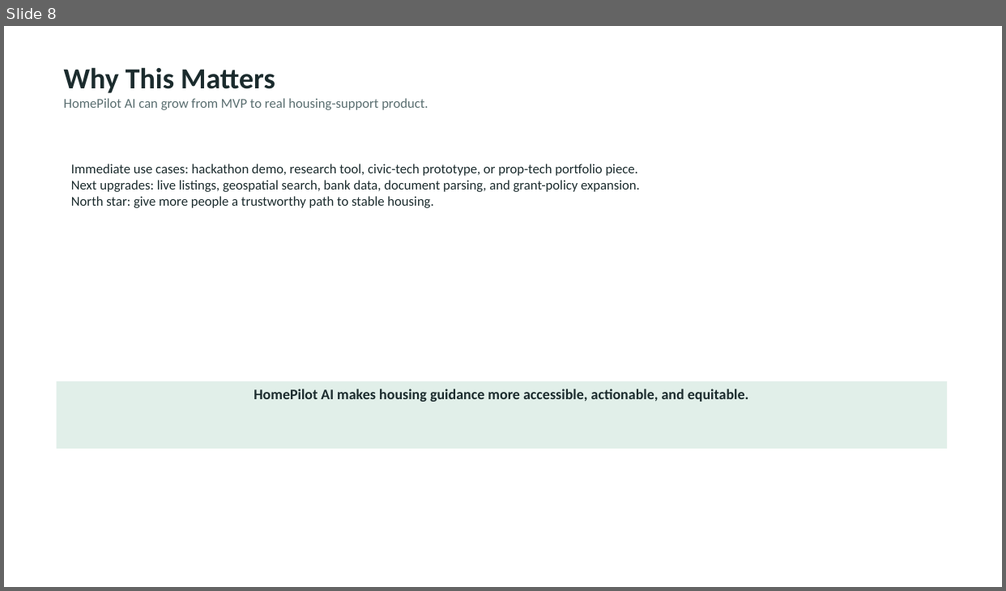
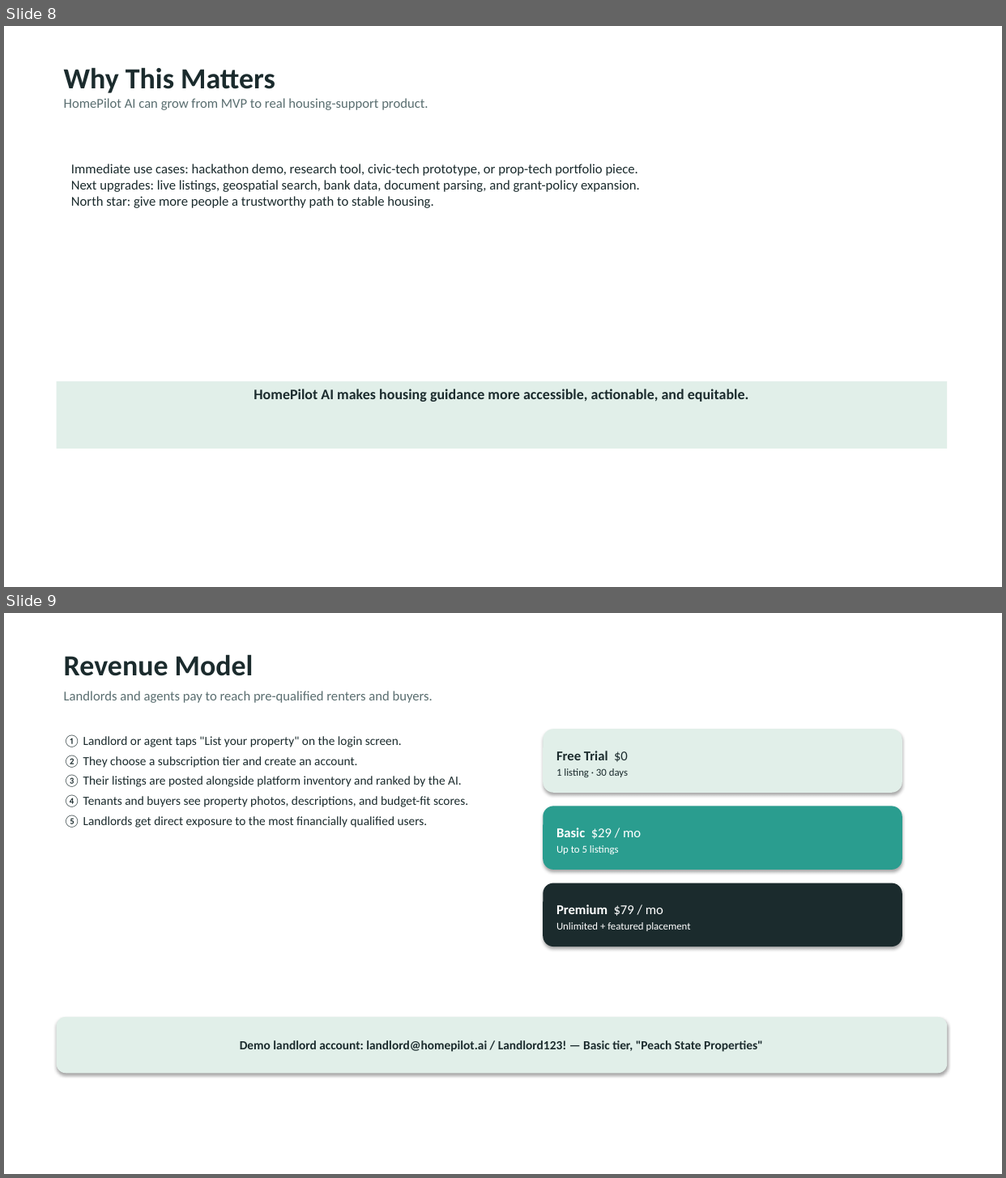
Before and after one commit to ba-00001/hoothacks, a slide deck: HomePilotAI/presentation/HomePilotAI_Hackathon_Deck.pptx. Shown one above the other, each under a label of ours: slide 8 before the commit, slides 8 and 9 after it. The pictures are 1006x591 and 1006x1178 pixels, drawn with LibreOffice and Linux fonts; fonts in the diff are those of the drawing. Boxes give left, top, right and bottom in pixels: in the first picture for what was removed or moved away, otherwise in the second. Text is boxed around its words. In the diff, an @@ line names an element or a change of style, - is before the commit and + after.

```diff
--- a/HomePilotAI/presentation/HomePilotAI_Hackathon_Deck.pptx
+++ b/HomePilotAI/presentation/HomePilotAI_Hackathon_Deck.pptx
@@ slide 9 added at [4,613,1002,1174], background #FFFFFF @@
@@ text added at [64,654,253,676], 28 pt, text #1B2B2D, bold @@
+Revenue Model
@@ text added at [64,691,432,703], 13 pt, text #5A6E70 @@
+Landlords and agents pay to reach pre-qualified renters and buyers.
@@ rectangle added at [543,729,902,793], fill #E1EFE9, 10 pt, text #1B2B2D @@
+Free Trial $0
+1 listing · 30 days
@@ text added at [64,735,468,828], 12 pt, text #1B2B2D @@
+① Landlord or agent taps "List your property" on the login screen.
+② They choose a subscription tier and create an account.
+③ Their listings are posted alongside platform inventory and ranked by the AI.
+④ Tenants and buyers see property photos, descriptions, and budget-fit scores.
+⑤ Landlords get direct exposure to the most financially qualified users.
@@ rectangle added at [543,806,902,870], fill #2A9D8F, 10 pt, text #FFFFFF @@
+Basic $29 / mo
+Up to 5 listings
@@ rectangle added at [543,884,902,947], fill #1B2B2D, 10 pt, text #FFFFFF @@
+Premium $79 / mo
+Unlimited + featured placement
@@ rectangle added at [57,1017,948,1073], fill #E1EFE9, 12 pt, text #1B2B2D, bold @@
+Demo landlord account: landlord@homepilot.ai / Landlord123! — Basic tier, "Peach State Properties"
```
Also in this commit, not shown: 19 other files.
